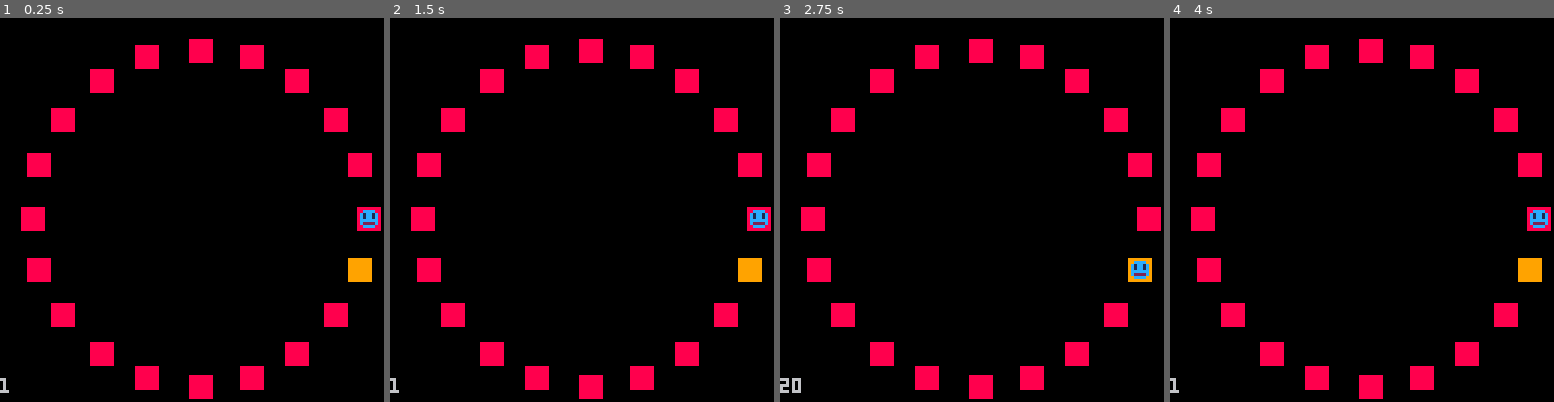
Above: before the commit, frames 1-4 (left to right).
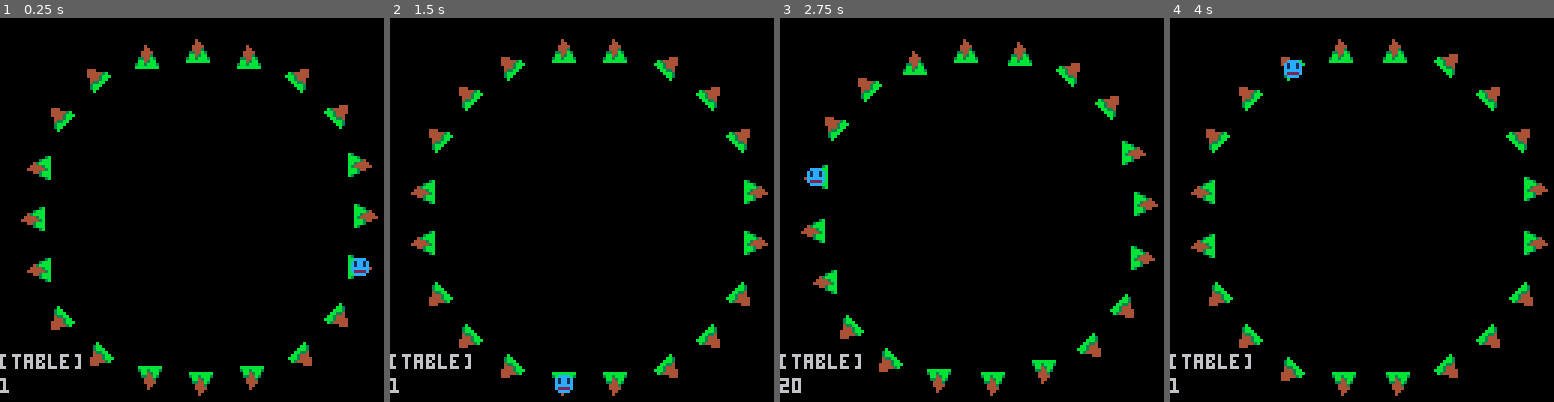
Above: after the commit, the same moments.

Repository: admiralento/pico8wolfertbrothers
Game: PICO-8 cartridge stuckinloop.p8
Two runs of this game, one before a commit and one after it. Both use one fixed random seed, a clock stepped at 60 frames per second and the inputs below.
Inputs:
- Up to frame 1 (0.25 s): no input
- Up to frame 2 (1.5 s): tap O (Z key) at 0.33, 0.7, 1.43 s; tap X (X key) at 1.07 s
- Up to frame 3 (2.75 s): hold Left 1.97-2.37 s; tap X (X key) at 2.07, 2.4, 2.73 s; tap O (Z key) at 2.22 s; hold Down from 2.42 s (still down)
- Up to frame 4 (4 s): release Down at 2.82 s; hold Right 2.87-3.53 s; tap X (X key) at 3.07, 3.4, 3.73 s; tap O (Z key) at 3.1, 3.98 s; hold Up from 3.58 s (still down)

The runs differ from the first frame. In frame 1, 8.4% of the frame differs, in the area x 0-100%, y 5-100%; in frame 2, 13%; in frame 3, 11%; in frame 4, 13%.

Commit message:
Update stuckinloop.p8
added ground sprites that rotate

Diff:
--- a/stuckinloop.p8
+++ b/stuckinloop.p8
@@ -22,7 +22,7 @@
  generate_platforms(platform_cnt)
 
  --place platforms
- place_platforms_circle(63,63,56)
+ place_platforms_circle(63,63,56,0)
 
  --change last platform spr
  platforms[#platforms].s = spr_platform_final
@@ -52,7 +52,11 @@
 	a={
 	 x = x,
 	 y = y,
-		s = s
+		s = s,
+		w = 1,
+		h = 1,
+		fh = false,
+		fv = false
 	}
 	add(actors,a)
 	return a
@@ -60,9 +64,15 @@
 -->8
 --calculate
 
-function _update()
+angle = 0
+
+function _update60()
+ angle += 0.0005
+ place_platforms_circle(63,63,56,sin(angle))
+
 	get_user_input()
 	move_to_platform()
+	update_platform_spr()
 	record_button_states()
 end
 
@@ -88,6 +98,16 @@
  end
 end
 
+function update_platform_spr()
+ for i=1,#platforms do
+  local p = platforms[i]
+  local u = select_platform_spr(p.x,p.y,63,63)
+  p.s = u[1]
+  p.fh = u[2]
+  p.fv = u[3]
+ end
+end
+
 function btnpc(index)
  local mask = 1
  for i=1, index do
@@ -106,31 +126,62 @@
 	cls()
 	draw_actors()
 	print(player.current_platform,0,120)
+	print(select_platform_spr(player.x, player.y, 63, 63),0,112)
 end
 
 function draw_actors()
  for a in all(actors) do
-  spr(a.s,a.x,a.y)
- end
+  spr(a.s,a.x,a.y,a.w,a.h,a.fh,a.fv)
+ end
+end
+
+plat_top_spr = 1
+plat_side_spr = 2
+plat_diag_spr = 3
+
+function select_platform_spr(sx,sy,ox,oy)
+ local angle = atan2(sx-ox,sy-oy)
+ local output = {}
+ -- {spr,fliph,flipv}
+ if (angle < 1/16) then
+  output = {plat_side_spr,false,false}
+ elseif (angle < 3/16) then
+  output = {plat_diag_spr,false,true}
+ elseif (angle < 5/16) then
+  output = {plat_top_spr,false,true}
+ elseif (angle < 7/16) then
+  output = {plat_diag_spr,true,true}
+ elseif (angle < 9/16) then
+  output = {plat_side_spr,true,false}
+ elseif (angle < 11/16) then
+  output = {plat_diag_spr,true,false}
+ elseif (angle < 13/16) then
+  output = {plat_top_spr,false,false}
+ elseif (angle < 15/16) then
+  output = {plat_diag_spr,false,false}
+ else
+  output = {plat_side_spr,false,false}
+ end
+ return output
 end
 -->8
 --helper functions
 
 function place_platforms_circle(x,y,r,a)
  for n=1,#platforms do
-  platforms[n].x = r*cos((n-1)/#platforms) + x
-  platforms[n].y = r*sin((n-1)/#platforms) + y
+  platforms[n].x = r*cos(((n-1)/#platforms)+a) + x
+  platforms[n].y = r*sin(((n-1)/#platforms)+a) + y
  end
 end
 __gfx__
-00000000888888889999999900000000000000000000000000000000000000000000000000000000000000000000000000000000000000000000000000000000
-00000000888888889999999900000000000000000000000000000000000000000000000000000000000000000000000000000000000000000000000000000000
-00000000888888889999999900000000000000000000000000000000000000000000000000000000000000000000000000000000000000000000000000000000
-00000000888888889999999900000000000000000000000000000000000000000000000000000000000000000000000000000000000000000000000000000000
-00000000888888889999999900000000000000000000000000000000000000000000000000000000000000000000000000000000000000000000000000000000
-00000000888888889999999900000000000000000000000000000000000000000000000000000000000000000000000000000000000000000000000000000000
-00000000888888889999999900000000000000000000000000000000000000000000000000000000000000000000000000000000000000000000000000000000
-00000000888888889999999900000000000000000000000000000000000000000000000000000000000000000000000000000000000000000000000000000000
+00000000bbbbbbbbb300000000000b00000000000000000000000000000000000000000000000000000000000000000000000000000000000000000000000000
+000000003bb3bbb3bbb300000000bb30000000000000000000000000000000000000000000000000000000000000000000000000000000000000000000000000
+000000000bb43bb0bbbb3400000bbb30000000000000000000000000000000000000000000000000000000000000000000000000000000000000000000000000
+0000000003344b30bb34444000bb3340000000000000000000000000000000000000000000000000000000000000000000000000000000000000000000000000
+0000000000444300b34444440bb34440000000000000000000000000000000000000000000000000000000000000000000000000000000000000000000000000
+0000000000444400bbb34400bbb34444000000000000000000000000000000000000000000000000000000000000000000000000000000000000000000000000
+0000000000044000bbb300000b344444000000000000000000000000000000000000000000000000000000000000000000000000000000000000000000000000
+0000000000040000b300000000000444000000000000000000000000000000000000000000000000000000000000000000000000000000000000000000000000
 00000000000000000000000000000000000000000000000000000000000000000000000000000000000000000000000000000000000000000000000000000000
 00000000000000000000000000000000000000000000000000000000000000000000000000000000000000000000000000000000000000000000000000000000
 00000000000000000000000000000000000000000000000000000000000000000000000000000000000000000000000000000000000000000000000000000000
